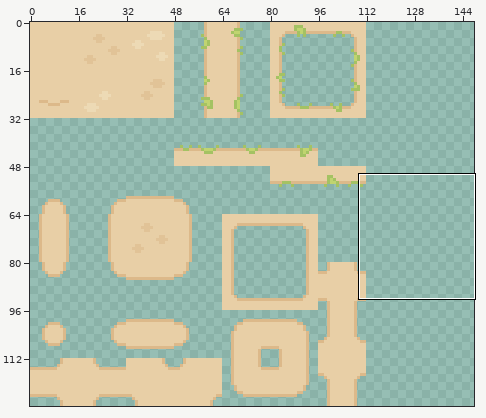
Sprite sheet -- sprites/tilesets/Tilled Dirt.png. Above, an overview of the earlier version with the close-up marked.
Close-up. Old version:
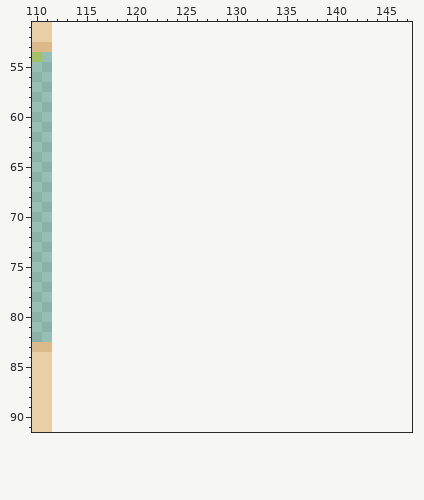
The file is 112x128 pixels. Shown: x 110..147, y 51..91. The old version is drawn lined up with the new one, on the new canvas.
After the commit:
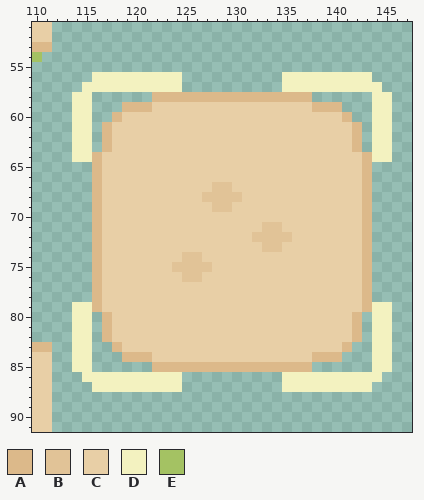
Palette (. is transparent): A #dcb98a  B #e1c397  C #e8cfa6  D #f3f2c0  E #a4c263
Change:
canvas 112x128 -> 148x128
@@ x 110..147 @@
 55 ......................................
-56 ......................................
-57 ......................................
-58 ......................................
-59 ......................................
-60 ......................................
-61 ......................................
-62 ......................................
-63 ......................................
-64 ......................................
-65 ......................................
-66 ......................................
-67 ......................................
-68 ......................................
-69 ......................................
-70 ......................................
-71 ......................................
-72 ......................................
-73 ......................................
-74 ......................................
-75 ......................................
-76 ......................................
-77 ......................................
-78 ......................................
-79 ......................................
-80 ......................................
-81 ......................................
-82 ......................................
-83 AA....................................
-84 CC....................................
-85 CC....................................
-86 CC....................................
-87 CC....................................
+56 ......DDDDDDDDD..........DDDDDDDDD....
+57 .....DDDDDDDDDD..........DDDDDDDDDD...
+58 ....DD......AAAAAAAAAAAAAAAA......DD..
+59 ....DD...AAACCCCCCCCCCCCCCCCAAA...DD..
+60 ....DD..ACCCCCCCCCCCCCCCCCCCCCCA..DD..
+61 ....DD.ACCCCCCCCCCCCCCCCCCCCCCCCA.DD..
+62 ....DD.ACCCCCCCCCCCCCCCCCCCCCCCCA.DD..
+63 ....DD.ACCCCCCCCCCCCCCCCCCCCCCCCA.DD..
+64 ....DDACCCCCCCCCCCCCCCCCCCCCCCCCCADD..
+65 ......ACCCCCCCCCCCCCCCCCCCCCCCCCCA....
+66 ......ACCCCCCCCCCCCCCCCCCCCCCCCCCA....
+67 ......ACCCCCCCCCCCBBCCCCCCCCCCCCCA....
+68 ......ACCCCCCCCCCBBBBCCCCCCCCCCCCA....
+69 ......ACCCCCCCCCCCBBCCCCCCCCCCCCCA....
+70 ......ACCCCCCCCCCCCCCCCCCCCCCCCCCA....
+71 ......ACCCCCCCCCCCCCCCCBBCCCCCCCCA....
+72 ......ACCCCCCCCCCCCCCCBBBBCCCCCCCA....
+73 ......ACCCCCCCCCCCCCCCCBBCCCCCCCCA....
+74 ......ACCCCCCCCBBCCCCCCCCCCCCCCCCA....
+75 ......ACCCCCCCBBBBCCCCCCCCCCCCCCCA....
+76 ......ACCCCCCCCBBCCCCCCCCCCCCCCCCA....
+77 ......ACCCCCCCCCCCCCCCCCCCCCCCCCCA....
+78 ......ACCCCCCCCCCCCCCCCCCCCCCCCCCA....
+79 ....DDACCCCCCCCCCCCCCCCCCCCCCCCCCADD..
+80 ....DD.ACCCCCCCCCCCCCCCCCCCCCCCCA.DD..
+81 ....DD.ACCCCCCCCCCCCCCCCCCCCCCCCA.DD..
+82 ....DD.ACCCCCCCCCCCCCCCCCCCCCCCCA.DD..
+83 AA..DD..ACCCCCCCCCCCCCCCCCCCCCCA..DD..
+84 CC..DD...AAACCCCCCCCCCCCCCCCAAA...DD..
+85 CC..DD......AAAAAAAAAAAAAAAA......DD..
+86 CC...DDDDDDDDDD..........DDDDDDDDDD...
+87 CC....DDDDDDDDD..........DDDDDDDDD....
 88 CC....................................
Boxes around the changes in both close-ups, in picture pixels (x1, y1, x2, y2):
added: (72, 72, 392, 392)
